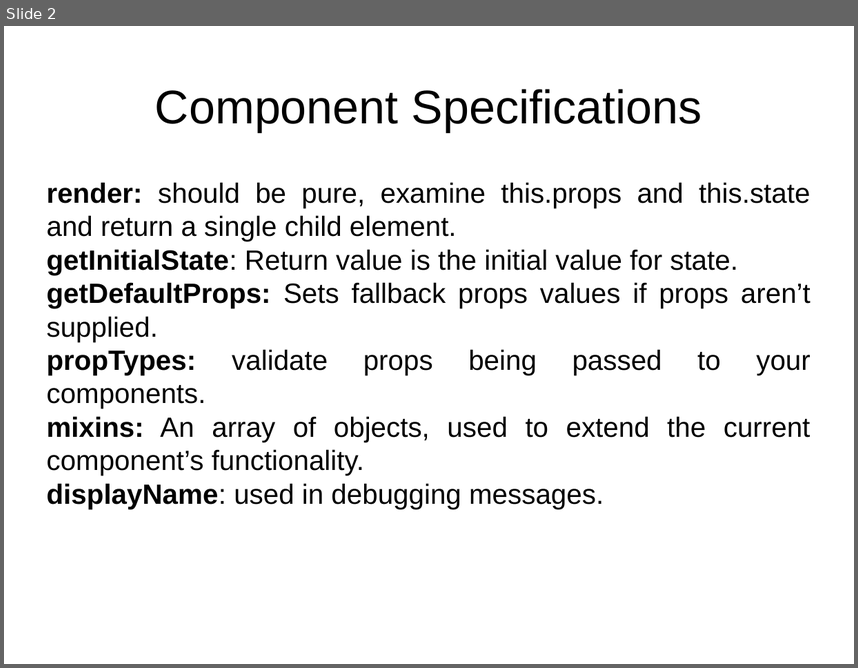
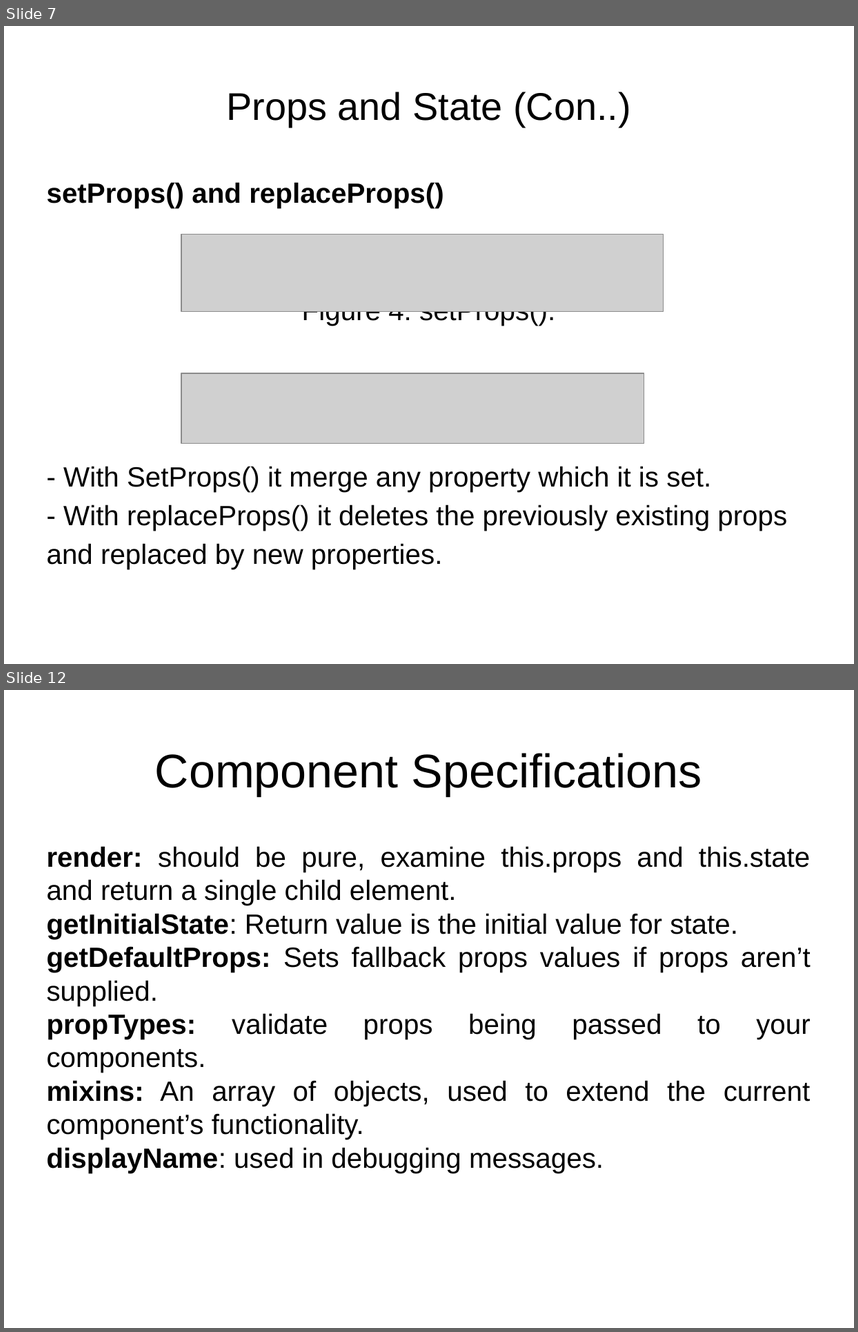
Before and after one commit to lnvtphu/MUsers, a slide deck: document/Presentation.pptx. Shown one above the other, each under a label of ours: slide 2 before the commit, slides 7 and 12 after it; the slides between them are not shown. The pictures are 858x668 and 858x1332 pixels, drawn with LibreOffice and Linux fonts; fonts in the diff are those of the drawing; grey boxes stand for pictures. Boxes give left, top, right and bottom in pixels: in the first picture for what was removed or moved away, otherwise in the second. Text is boxed around its words. In the diff, an @@ line names an element or a change of style, - is before the commit and + after.

```diff
--- a/document/Presentation.pptx
+++ b/document/Presentation.pptx
@@ slide 7 added at (x1=4, y1=26, x2=854, y2=664), background #FFFFFF @@
@@ text added at (x1=226, y1=92, x2=631, y2=127), 36 pt, text #000000 @@
+Props and State (Con..)
@@ text added at (x1=47, y1=182, x2=787, y2=568), 26 pt, text #000000 @@
+setProps() and replaceProps()
+Figure 4: setProps().
+Figure 5: replaceProps().
+- With SetProps() it merge any property which it is set.
+- With replaceProps() it deletes the previously existing props and replaced by new properties.
@@ picture added at (x1=181, y1=234, x2=664, y2=312) @@
@@ picture added at (x1=181, y1=373, x2=644, y2=443) @@
@@ what was slide 2 is now slide 12 @@
```
Also in this commit, not shown: 2 slides changed, 10 other slides added, 7 other files.
